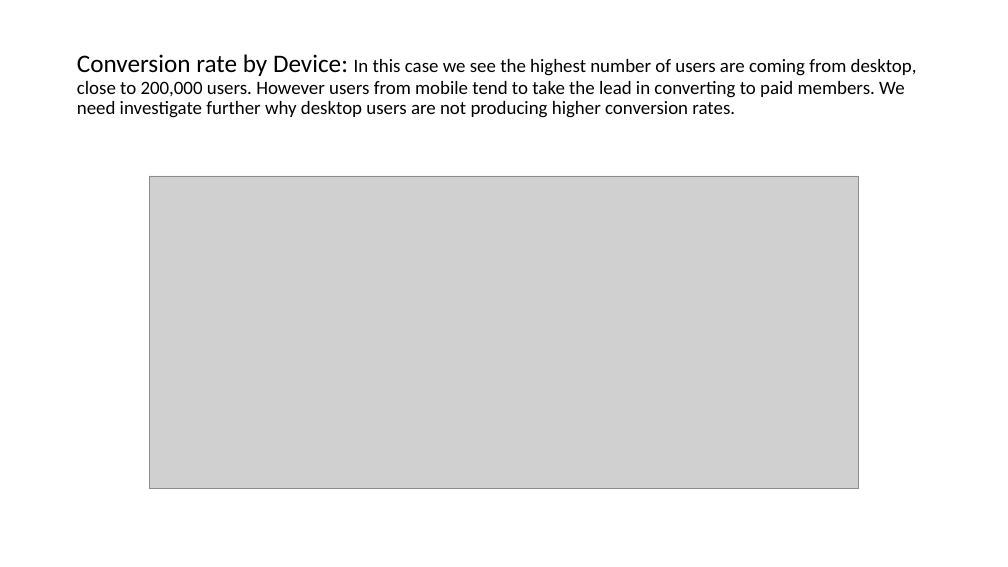
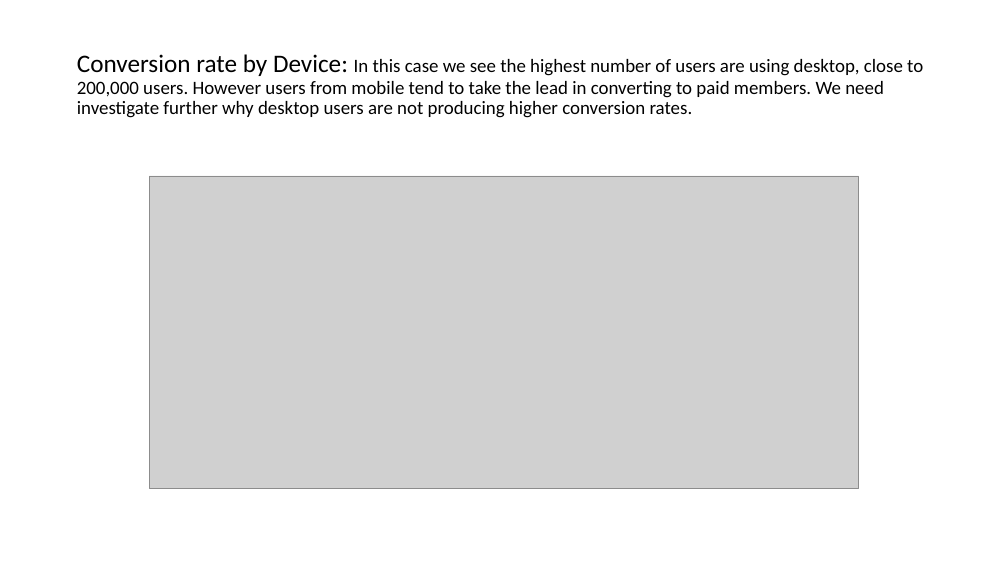
Before and after one commit to SyedNadir/freemium-ab-testing, a slide deck: slide 33 of documents/presentation/Final Presentation.pptx. Drawn at 1008x567 pixels with LibreOffice and Linux fonts; fonts in the diff are those of the drawing; grey boxes stand for pictures. Boxes give left, top, right and bottom in pixels: in the first picture for what was removed or moved away, otherwise in the second. Text is boxed around its words. In the diff, an @@ line names an element or a change of style, - is before the commit and + after.

```diff
--- a/documents/presentation/Final Presentation.pptx
+++ b/documents/presentation/Final Presentation.pptx
@@ title at (x1=77, y1=54, x2=923, y2=118): text changed @@
-Conversion rate by Device: In this case we see the highest number of users are coming from desktop, close to 200,000 users. However users from mobile tend to take the lead in converting to paid members. We need investigate further why desktop users are not producing higher conversion rates.
+Conversion rate by Device: In this case we see the highest number of users are using desktop, close to 200,000 users. However users from mobile tend to take the lead in converting to paid members. We need investigate further why desktop users are not producing higher conversion rates.
```
Also in this commit, not shown: 14 other slides changed.
